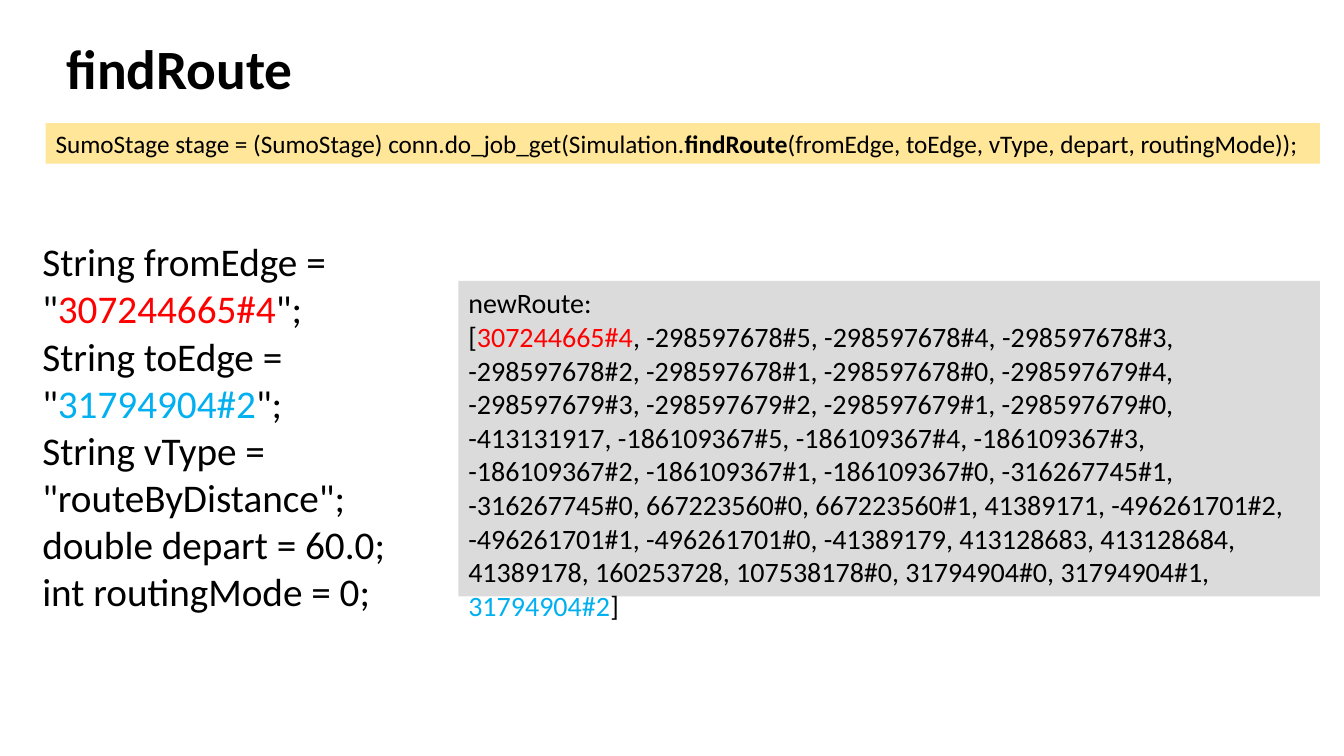
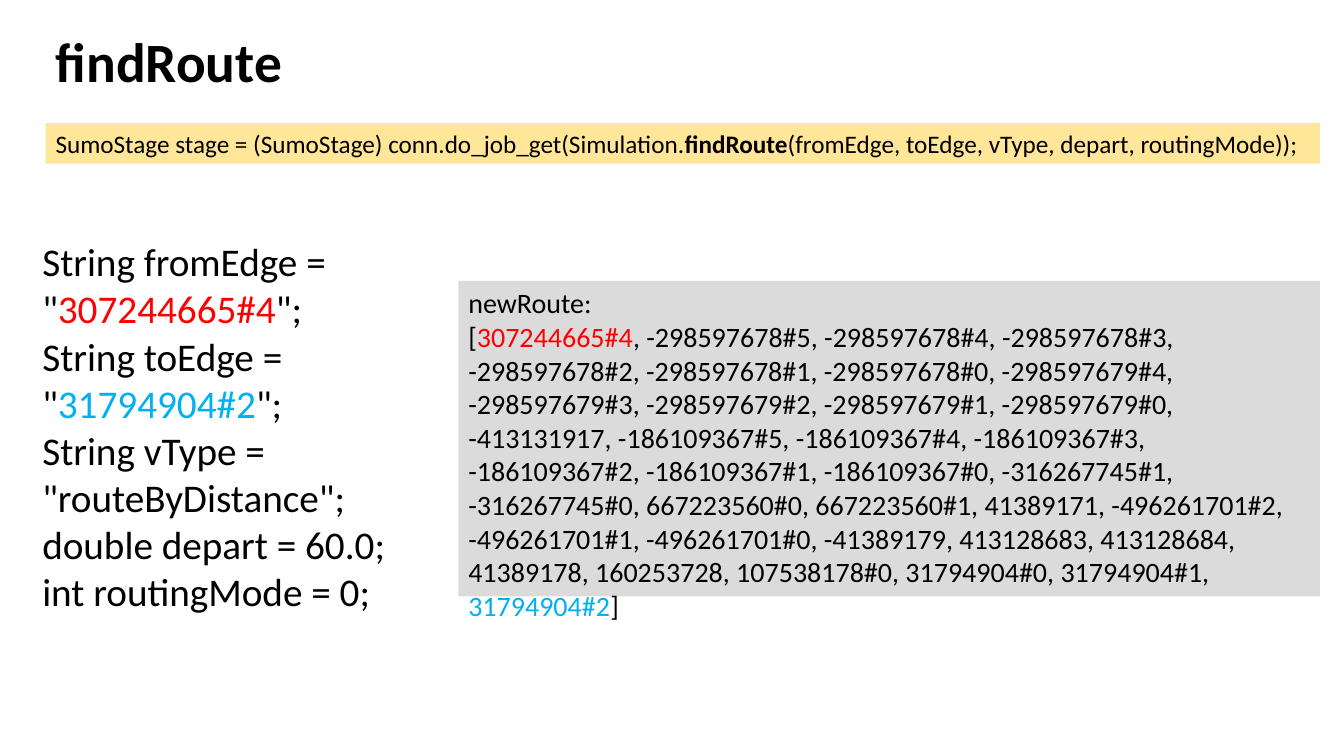
Before and after one commit to YenKang/Smart-Logistics-Plan, a slide deck: slide 32 of eclipse workspace/java_library/sumo_implementation recording.pptx. Drawn at 1344x756 pixels with LibreOffice and Linux fonts; fonts in the diff are those of the drawing. Boxes give left, top, right and bottom in pixels: in the first picture for what was removed or moved away, otherwise in the second. Text is boxed around its words. In the diff, an @@ line names an element or a change of style, - is before the commit and + after.

```diff
--- a/eclipse workspace/java_library/sumo_implementation recording.pptx
+++ b/eclipse workspace/java_library/sumo_implementation recording.pptx
@@ title "findRoute": place and size @@
-title "findRoute" at <box>66,50,292,90</box>
+title "findRoute" at <box>56,43,282,83</box>
```
Also in this commit, not shown: 2 other slides changed, 9 slides added, 1 slide removed, 8 other files.
